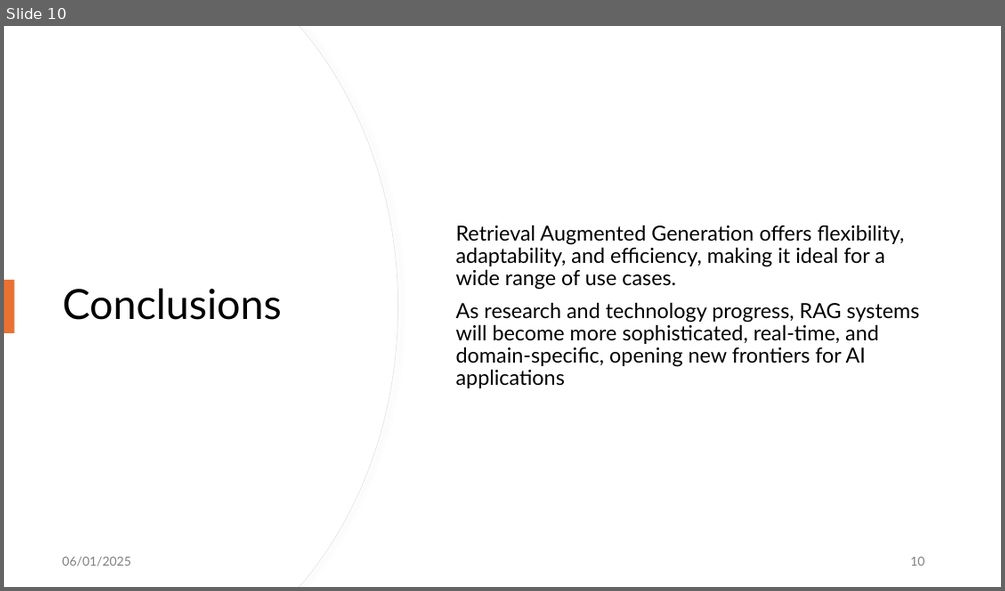
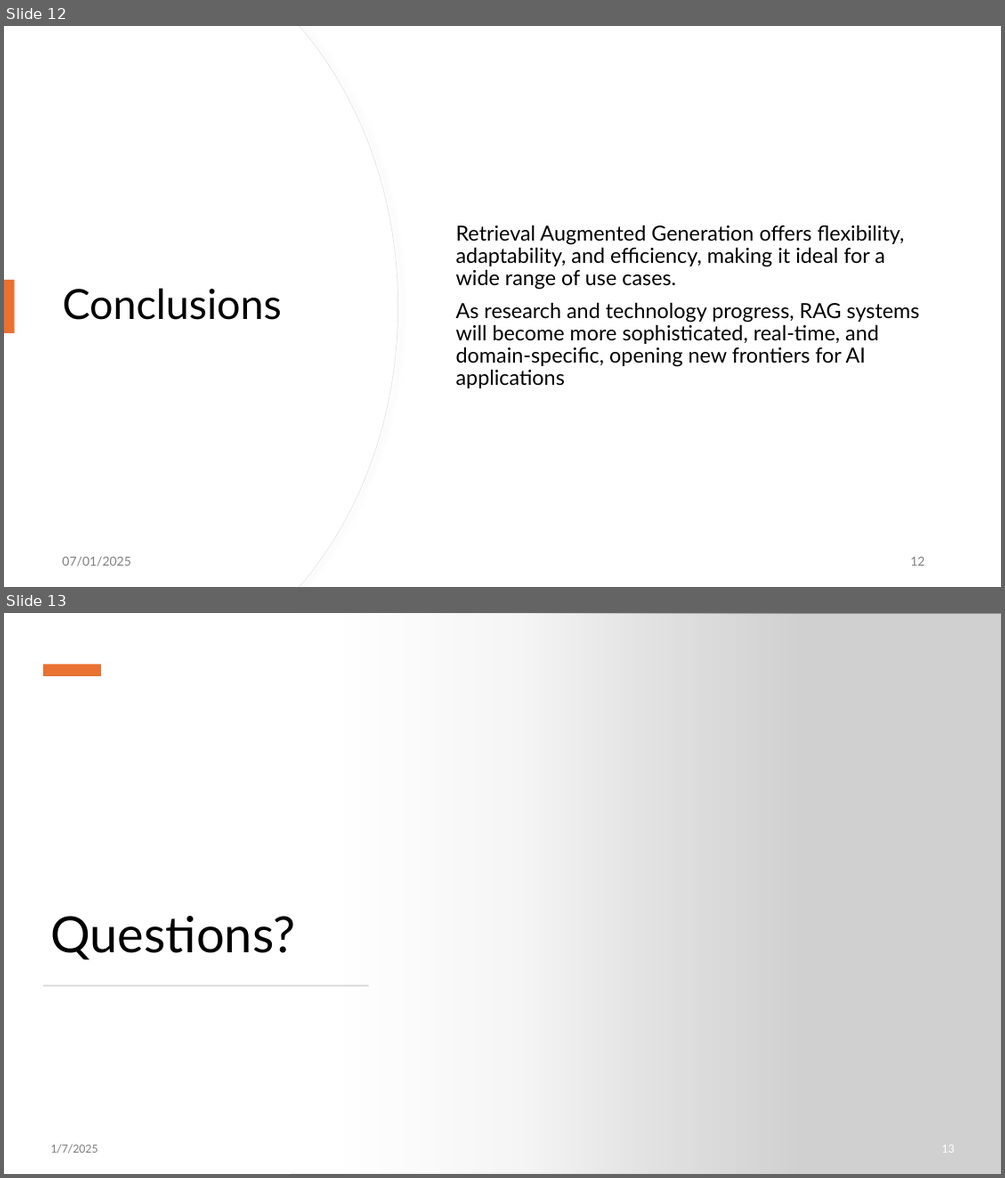
Before and after one commit to Duart3x/RAG-Monograph, a slide deck: presentation.pptx. Shown one above the other, each under a label of ours: slide 10 before the commit, slides 12 and 13 after it. The pictures are 1005x591 and 1005x1178 pixels, drawn with LibreOffice and Linux fonts; fonts in the diff are those of the drawing; grey boxes stand for pictures. Boxes give left, top, right and bottom in pixels: in the first picture for what was removed or moved away, otherwise in the second. Text is boxed around its words. In the diff, an @@ line names an element or a change of style, - is before the commit and + after.

```diff
--- a/presentation.pptx
+++ b/presentation.pptx
@@ slide 13 added at (x1=4, y1=613, x2=1001, y2=1174), background #FFFFFF @@
@@ rectangle added at (x1=4, y1=613, x2=802, y2=1174), fill gradient #FFFFFF @@
@@ picture added at (x1=291, y1=613, x2=1001, y2=1174) @@
@@ rectangle added at (x1=43, y1=665, x2=101, y2=676), fill #E97132 @@
@@ title added at (x1=50, y1=916, x2=295, y2=960), 48 pt, text #000000 @@
+Questions?
@@ rectangle added at (x1=44, y1=985, x2=369, y2=986), fill #D5D5D5 @@
@@ text added at (x1=50, y1=1143, x2=97, y2=1153), 12 pt, text #808080 @@
+1/7/2025
@@ page number added at (x1=941, y1=1144, x2=954, y2=1152), 12 pt, text #FFFFFF @@
+13
@@ what was slide 10 is now slide 12 @@
@@ slide 12 changed as well @@
@@ text at (x1=62, y1=556, x2=130, y2=566): text changed @@
-06/01/2025
+07/01/2025
@@ page number at (x1=910, y1=556, x2=924, y2=565): text changed @@
-10
+12
```
Also in this commit, not shown: 9 other slides changed, 2 other slides added, 4 other files.
